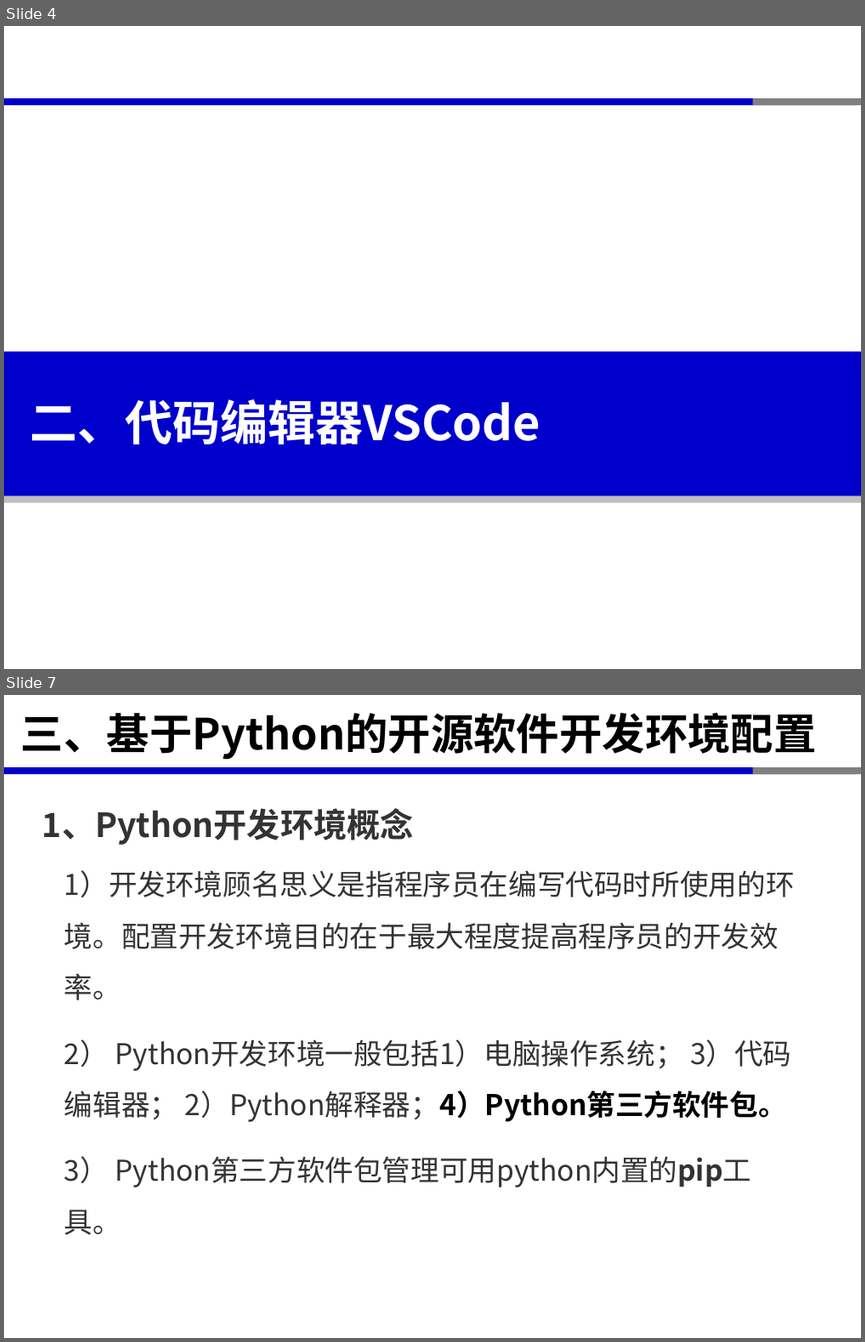
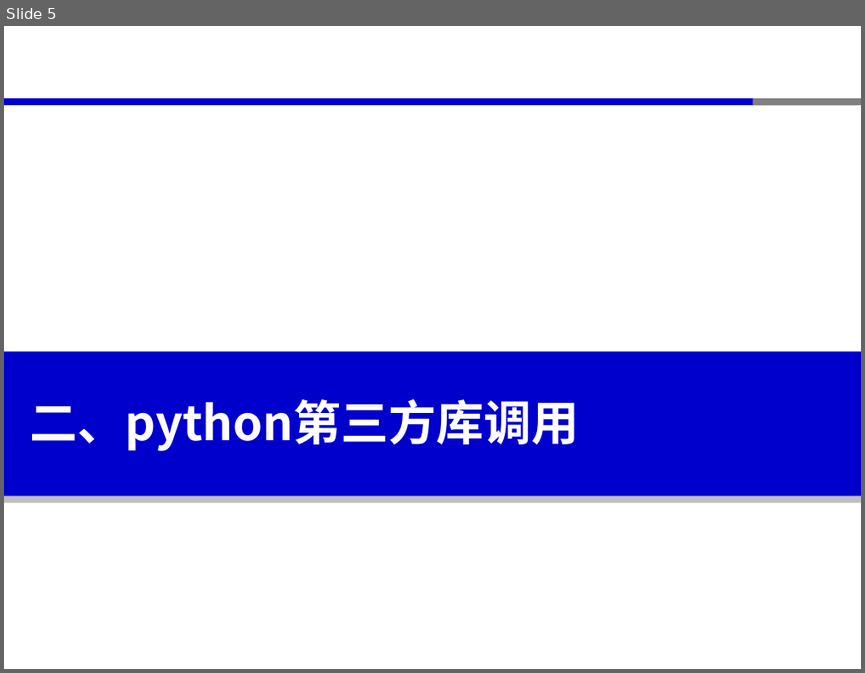
Before and after one commit to xinluo2018/spatial-data-course, a slide deck: 第二章-Python程序设计基础-8学时/第3节-python库调用-2课时.pptx. Shown one above the other, each under a label of ours: slides 4 and 7 before the commit, slide 5 after it; the slides between them are not shown. The pictures are 865x1342 and 865x673 pixels, drawn with LibreOffice and Linux fonts; fonts in the diff are those of the drawing. Boxes give left, top, right and bottom in pixels: in the first picture for what was removed or moved away, otherwise in the second. Text is boxed around its words. In the diff, an @@ line names an element or a change of style, - is before the commit and + after.

```diff
--- a/第二章-Python程序设计基础-8学时/第3节-python库调用-2课时.pptx
+++ b/第二章-Python程序设计基础-8学时/第3节-python库调用-2课时.pptx
@@ slide 7 removed at <box>4,695,861,1338</box>, background #FFFFFF; not listed: 3 template elements that a slide beside it also shows @@
@@ title removed at <box>21,713,817,760</box> @@
-三、基于Python的开源软件开发环境配置
@@ text removed at <box>42,808,414,845</box> @@
-1、Python开发环境概念
@@ text removed at <box>64,870,794,1235</box> @@
-1）开发环境顾名思义是指程序员在编写代码时所使用的环境。配置开发环境目的在于最大程度提高程序员的开发效率。
-2） Python开发环境一般包括1）电脑操作系统； 3）代码编辑器； 2）Python解释器；4）Python第三方软件包。
-3） Python第三方软件包管理可用python内置的pip工具。
@@ what was slide 4 is now slide 5 @@
@@ slide 5 changed as well @@
@@ text at <box>30,398,579,451</box>: text changed @@
-二、代码编辑器VSCode
+二、python第三方库调用
```
Also in this commit, not shown: 4 other slides changed, 8 slides added, 2 other slides removed, 12 other files.
